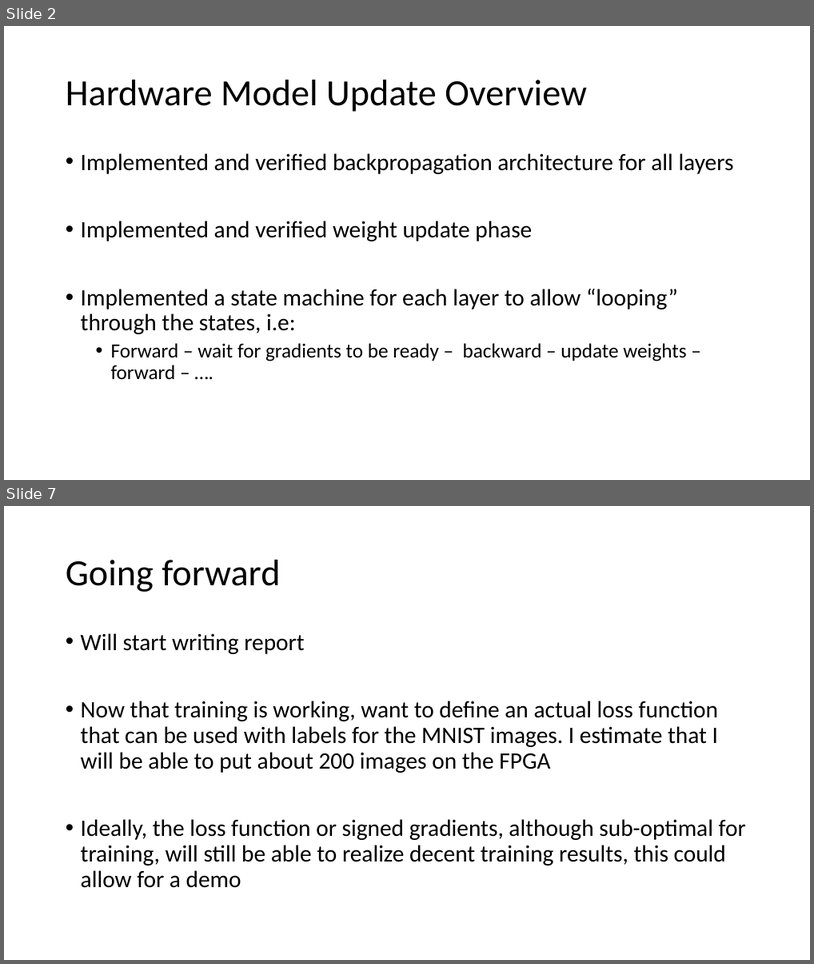
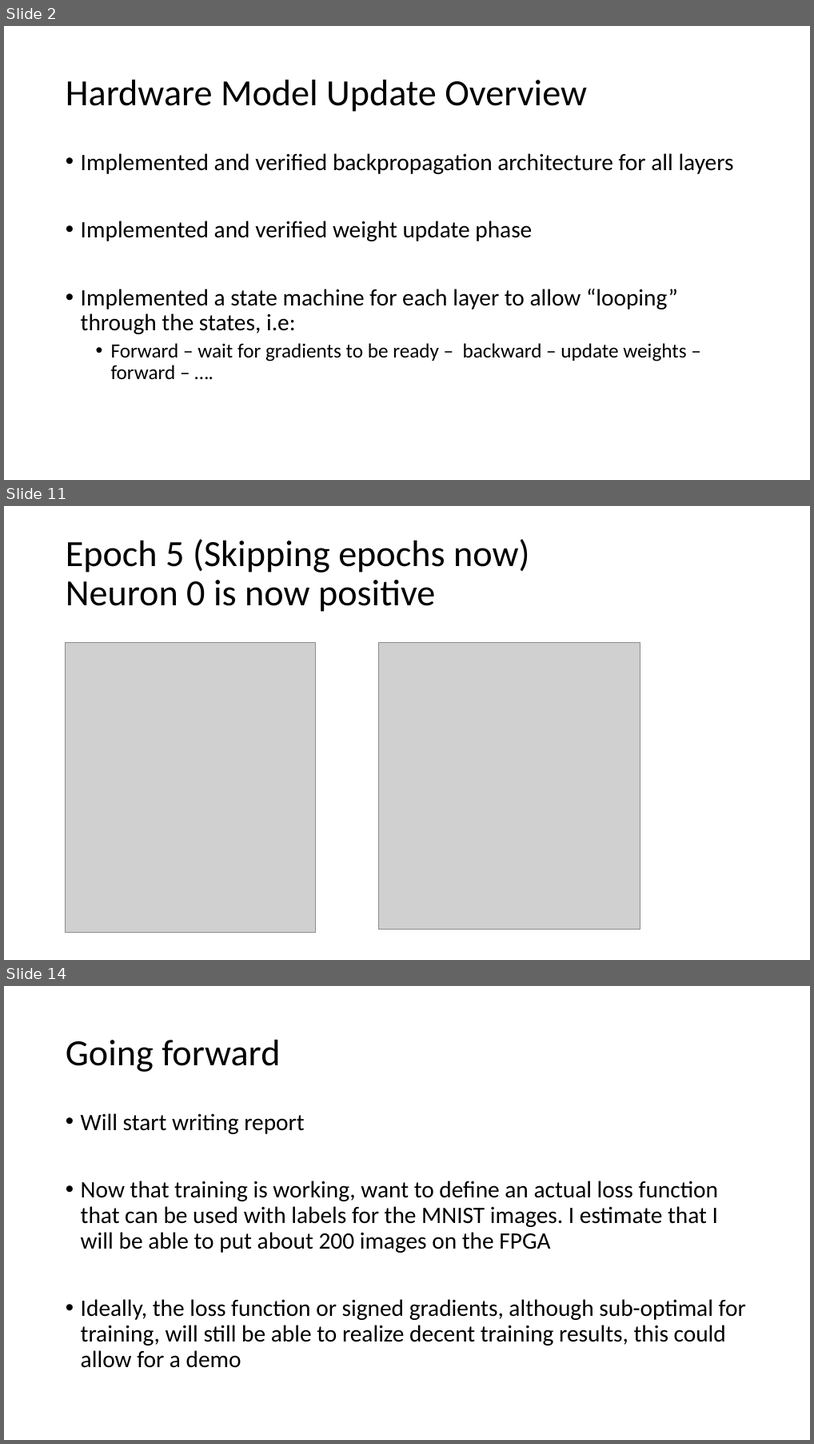
Before and after one commit to erikgroving/NeuralNetworkHardwareAccelerator, a slide deck: WeeklyPresentations/update11_06_03.pptx. Shown one above the other, each under a label of ours: slides 2 and 7 before the commit, slides 2, 11 and 14 after it; the slides between them are not shown. The pictures are 814x964 and 814x1444 pixels, drawn with LibreOffice and Linux fonts; fonts in the diff are those of the drawing; grey boxes stand for pictures. Boxes give left, top, right and bottom in pixels: in the first picture for what was removed or moved away, otherwise in the second. Text is boxed around its words. In the diff, an @@ line names an element or a change of style, - is before the commit and + after.

```diff
--- a/WeeklyPresentations/update11_06_03.pptx
+++ b/WeeklyPresentations/update11_06_03.pptx
@@ slide 11 added at [4, 506, 810, 960], background #FFFFFF @@
@@ title added at [66, 539, 530, 612], 44 pt, text #000000 @@
+Epoch 5 (Skipping epochs now)
+Neuron 0 is now positive
@@ picture added at [65, 643, 316, 932] @@
@@ picture added at [379, 643, 641, 929] @@
@@ what was slide 7 is now slide 14 @@
```
Also in this commit, not shown: 4 slides changed, 6 other slides added, 1 slide removed, 3 other files.
